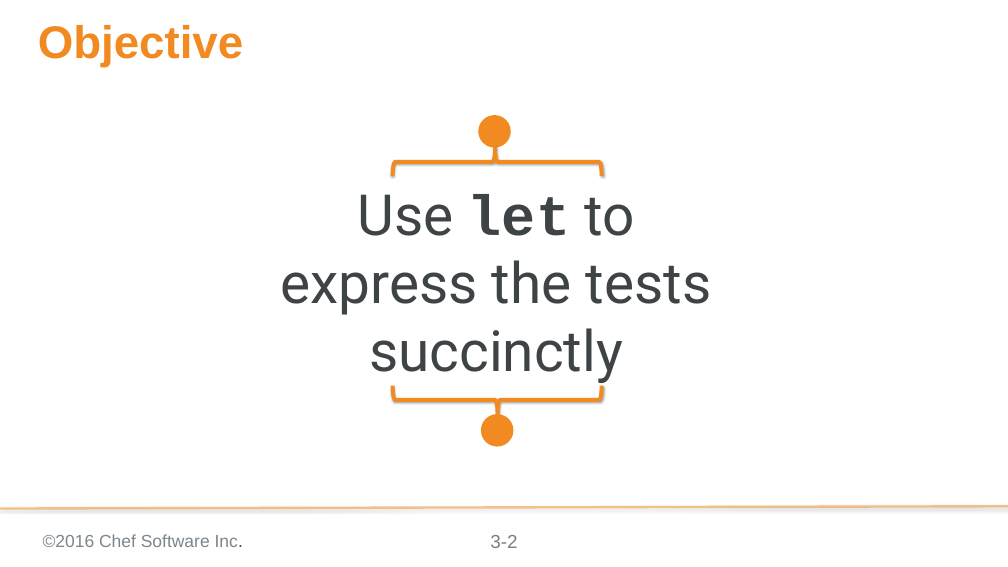
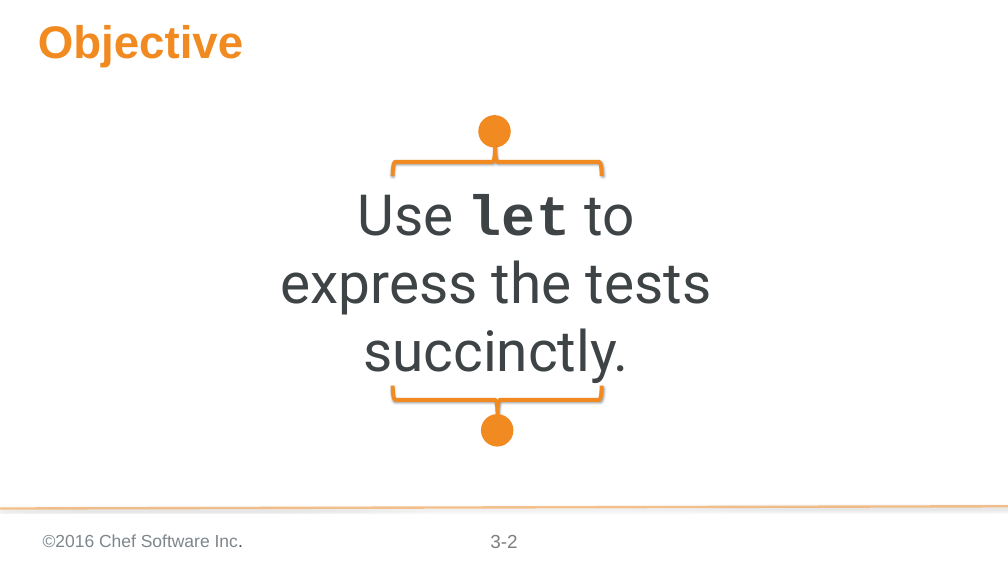
Before and after one commit to chef-training/elegant_tests, a slide deck: slide 2 of 03-let.pptx. Drawn at 1008x567 pixels with LibreOffice and Linux fonts; fonts in the diff are those of the drawing; background and template pictures are left out. Boxes give left, top, right and bottom in pixels: in the first picture for what was removed or moved away, otherwise in the second. Text is boxed around its words. In the diff, an @@ line names an element or a change of style, - is before the commit and + after.

```diff
--- a/03-let.pptx
+++ b/03-let.pptx
@@ text at (281, 194, 712, 383): text changed @@
-Use let to express the tests succinctly
+Use let to express the tests succinctly.
```
Also in this commit, not shown: 6 other slides changed, 6 other files.
